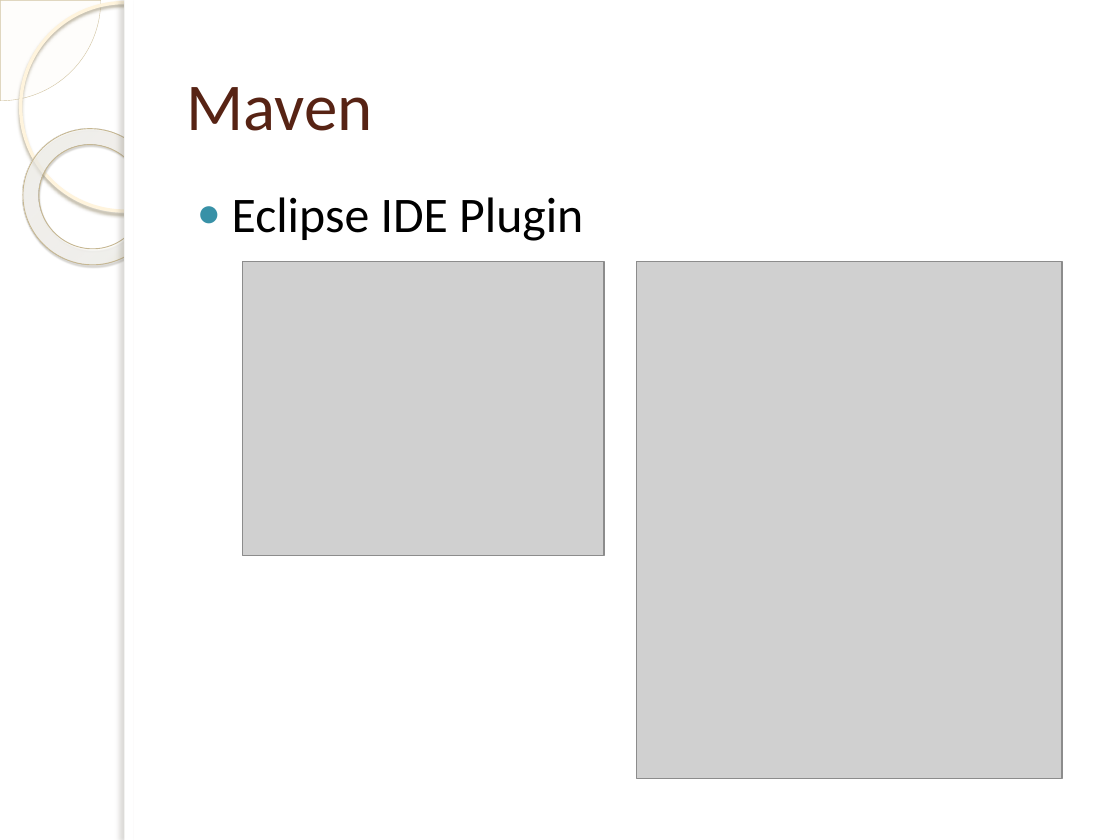
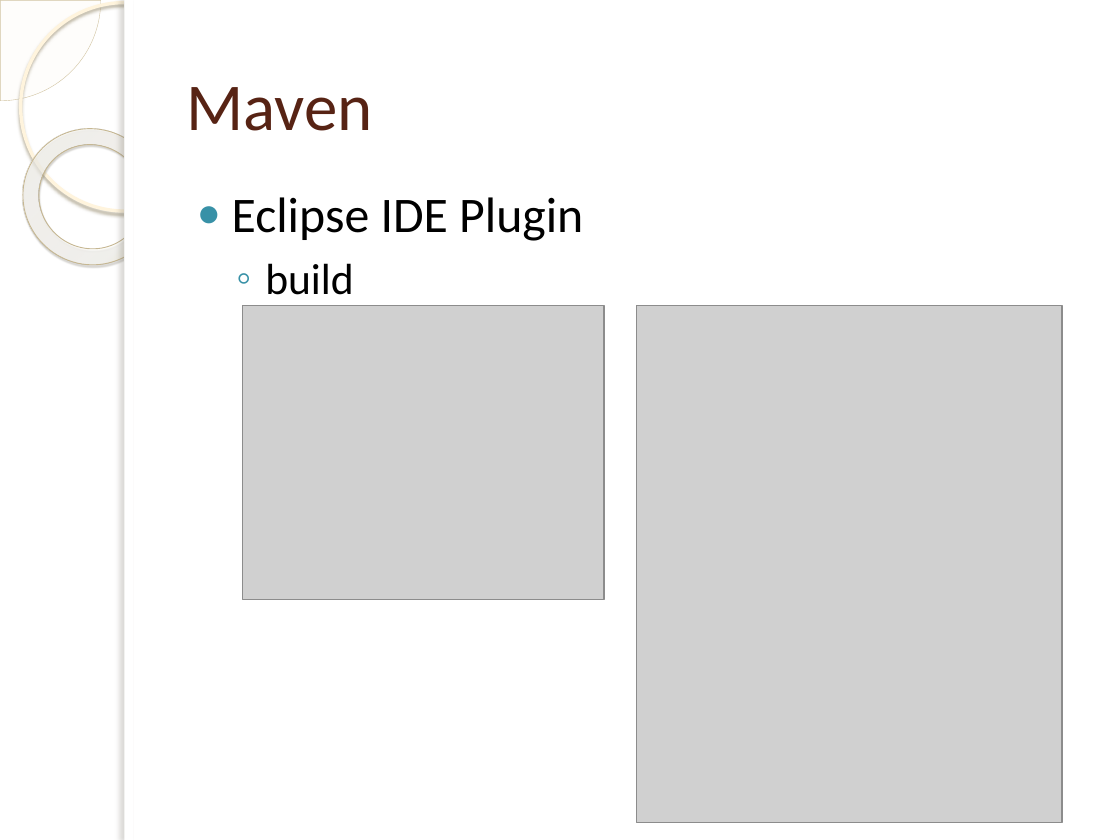
Before and after one commit to tassun/train-maven, a slide deck: slide 25 of Introduction to Maven.pptx (slide 24 before the commit). Drawn at 1120x840 pixels with LibreOffice and Linux fonts; fonts in the diff are those of the drawing; grey boxes stand for pictures; background and template pictures are left out. Boxes give left, top, right and bottom in pixels: in the first picture for what was removed or moved away, otherwise in the second. Text is boxed around its words. In the diff, an @@ line names an element or a change of style, - is before the commit and + after.

```diff
--- a/Introduction to Maven.pptx
+++ b/Introduction to Maven.pptx
@@ text at (x1=265, y1=263, x2=353, y2=295): paragraph added @@
+  ◦ build
@@ picture moved from (x1=243, y1=261, x2=605, y2=556) to (x1=243, y1=306, x2=605, y2=600) @@
@@ picture moved from (x1=636, y1=261, x2=1062, y2=778) to (x1=636, y1=306, x2=1062, y2=823) @@
```
Also in this commit, not shown: 3 other slides changed, 3 slides added, 1 other file.
